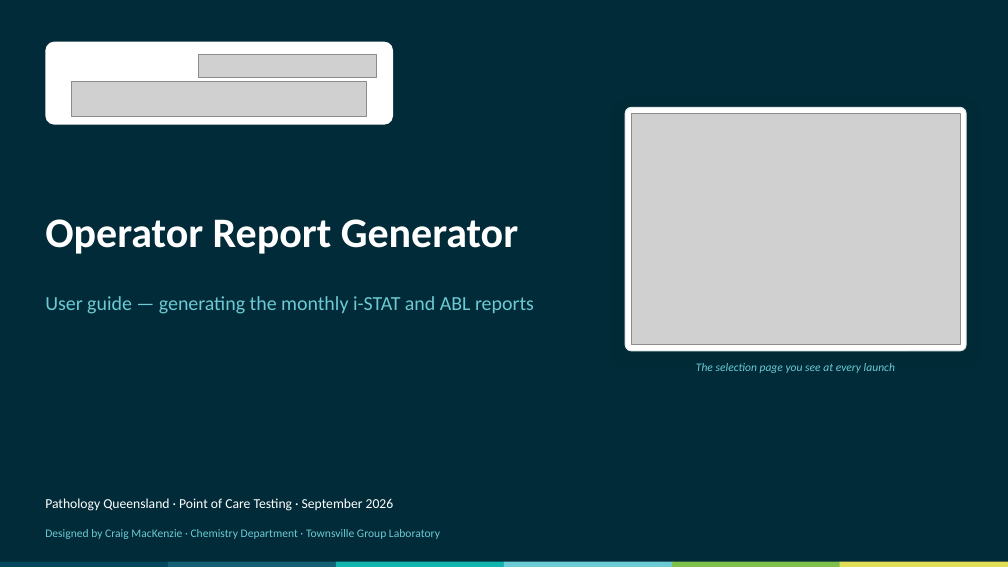
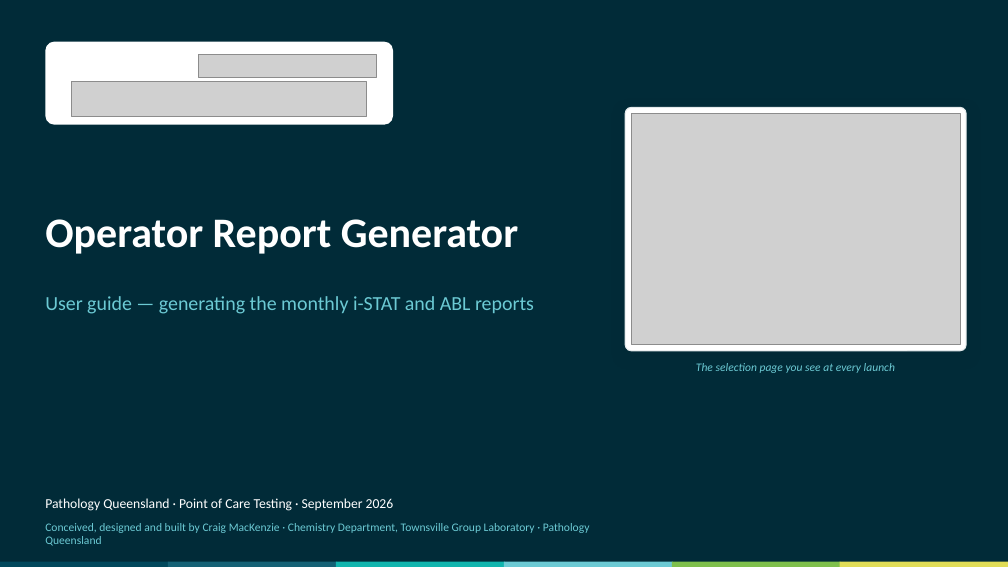
Before and after one commit to swornsealed/Report-app, a slide deck: slide 1 of PQ_Report_Generator_User_Guide.pptx. Drawn at 1008x567 pixels with LibreOffice and Linux fonts; fonts in the diff are those of the drawing; grey boxes stand for pictures. Boxes give left, top, right and bottom in pixels: in the first picture for what was removed or moved away, otherwise in the second. Text is boxed around its words. In the diff, an @@ line names an element or a change of style, - is before the commit and + after.

```diff
--- a/PQ_Report_Generator_User_Guide.pptx
+++ b/PQ_Report_Generator_User_Guide.pptx
@@ text at (45,523,590,546): text changed @@
-Designed by Craig MacKenzie · Chemistry Department · Townsville Group Laboratory
+Conceived, designed and built by Craig MacKenzie · Chemistry Department, Townsville Group Laboratory · Pathology Queensland
```
Also in this commit, not shown: 6 other files.
